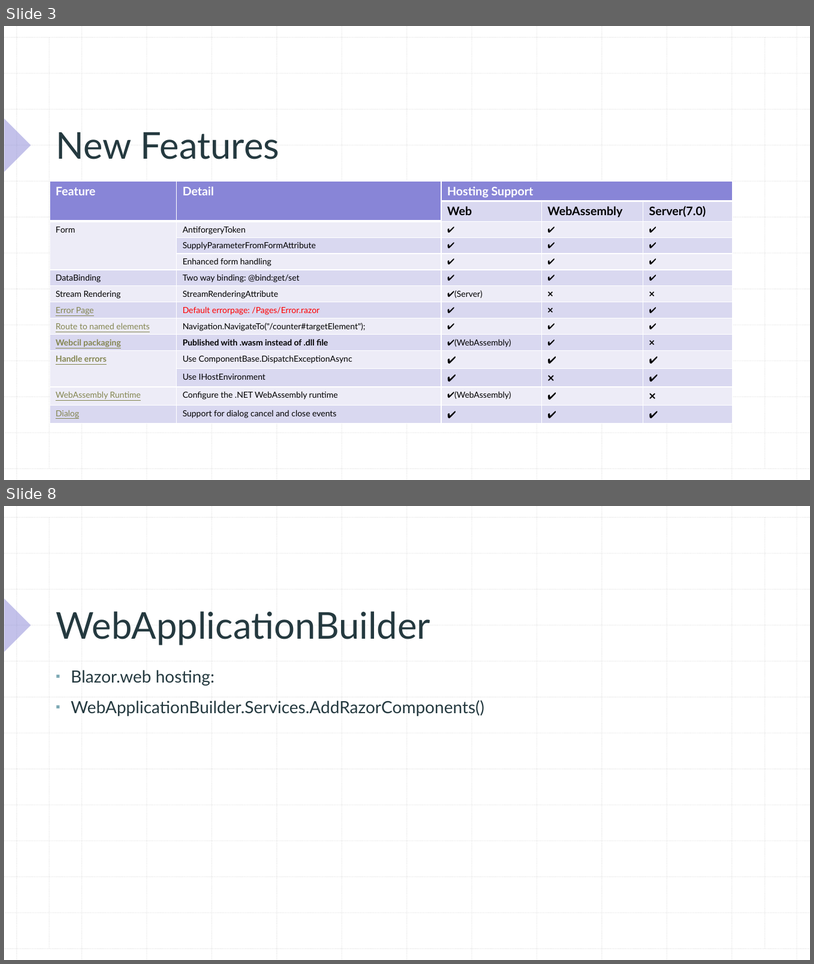
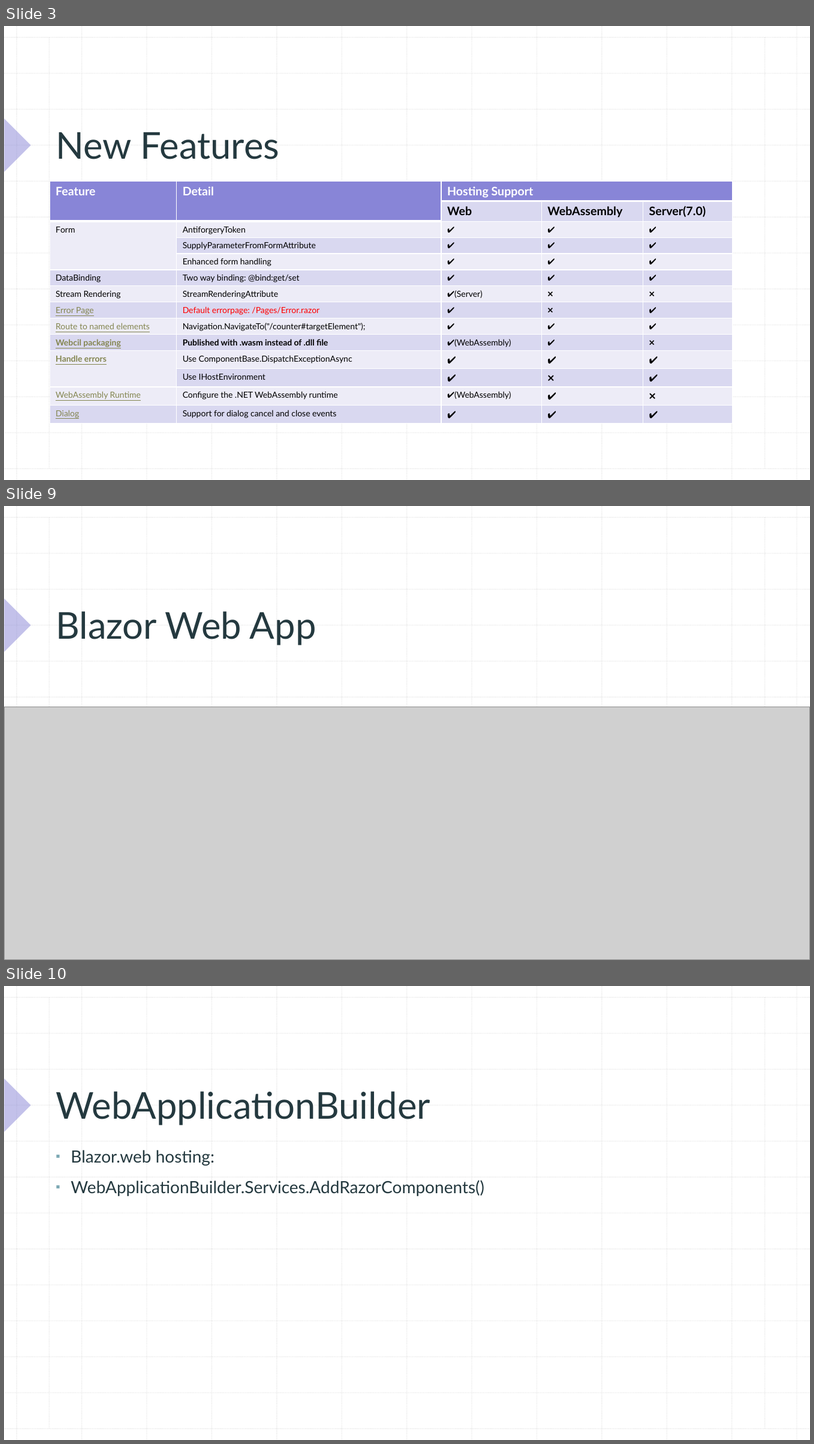
Before and after one commit to xccu/NetCore-Demo, a slide deck: Blazor in .net 8.pptx. Shown one above the other, each under a label of ours: slides 3 and 8 before the commit, slides 3, 9 and 10 after it; the slides between them are not shown. The pictures are 814x964 and 814x1444 pixels, drawn with LibreOffice and Linux fonts; fonts in the diff are those of the drawing; grey boxes stand for pictures. Boxes give left, top, right and bottom in pixels: in the first picture for what was removed or moved away, otherwise in the second. Text is boxed around its words. In the diff, an @@ line names an element or a change of style, - is before the commit and + after.

```diff
--- a/Blazor in .net 8.pptx
+++ b/Blazor in .net 8.pptx
@@ slide 9 added at box(4, 506, 810, 960), background #FFFFFF; not listed: 29 template elements that a slide beside it also shows @@
@@ title added at box(56, 611, 317, 645), 44 pt, text #24393F @@
+Blazor Web App
@@ picture added at box(4, 707, 810, 960) @@
@@ what was slide 8 is now slide 10 @@
```
Also in this commit, not shown: 5 slides changed, 2 other slides added, 1 slide removed.
